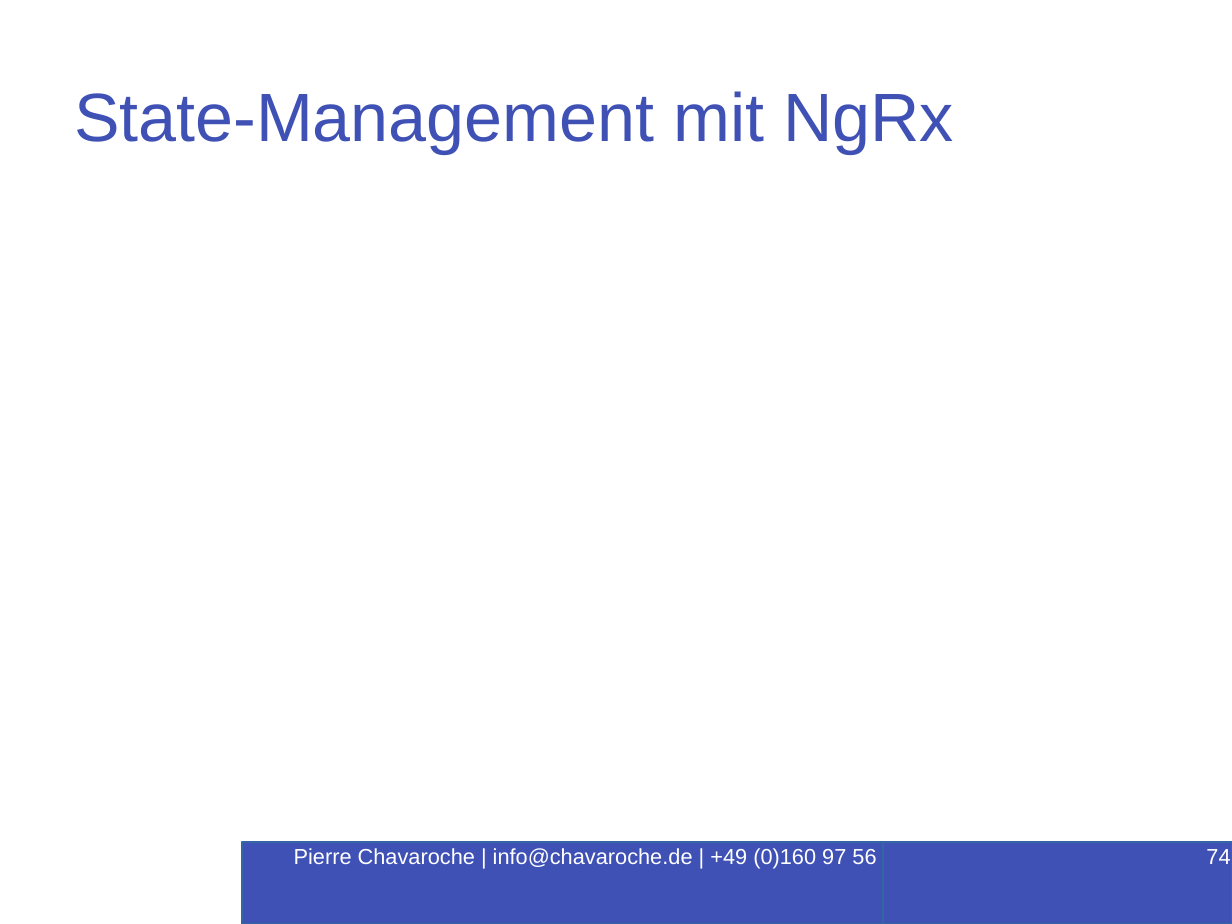
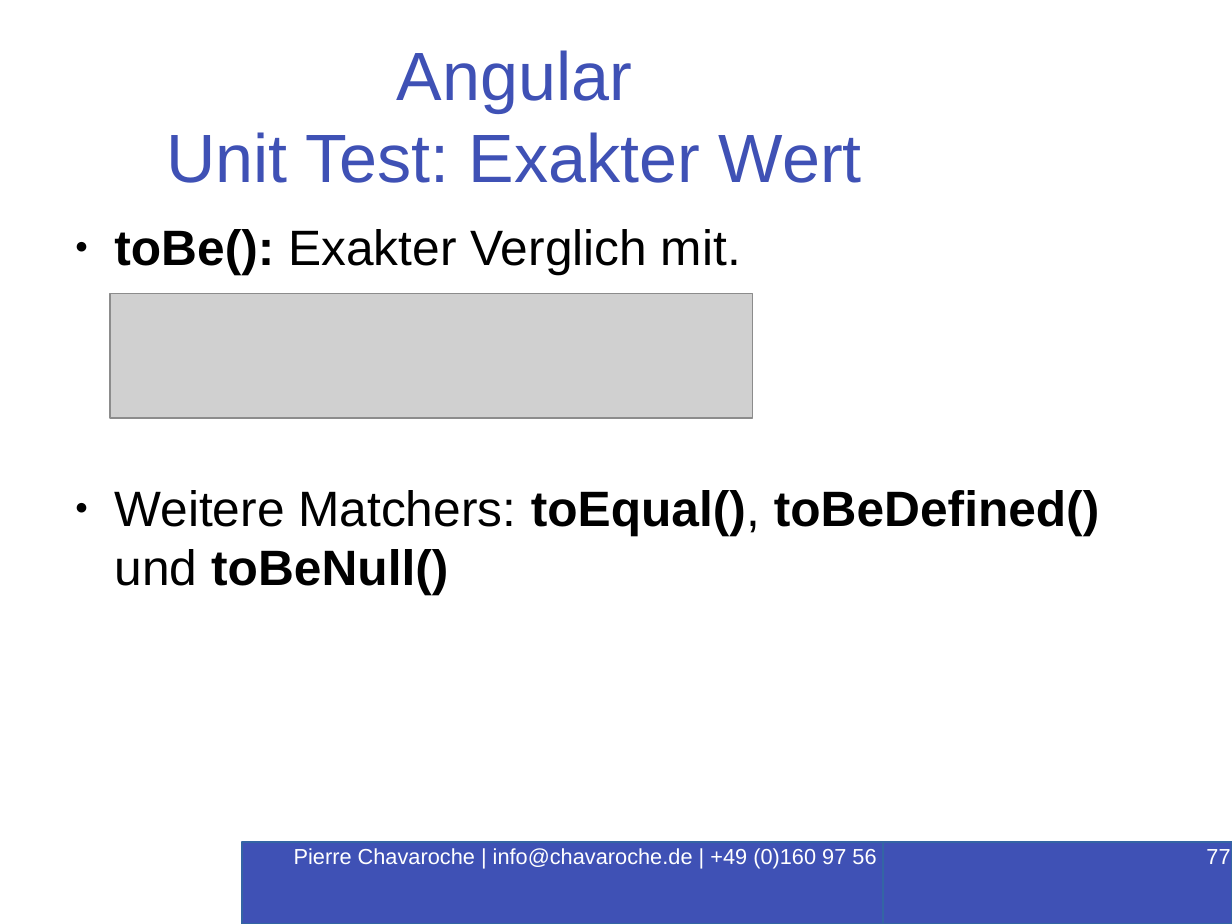
Before and after one commit to PierreChavaroche/workshop-presentation, a slide deck: slide 77 of Angular-RxJS.odp (slide 74 before the commit). Drawn at 1232x924 pixels with LibreOffice and Linux fonts; fonts in the diff are those of the drawing; grey boxes stand for pictures; background and template pictures are left out. Boxes give left, top, right and bottom in pixels: in the first picture for what was removed or moved away, otherwise in the second. Text is boxed around its words. In the diff, an @@ line names an element or a change of style, - is before the commit and + after.

```diff
--- a/Angular-RxJS.odp
+++ b/Angular-RxJS.odp
@@ title at (167, 50, 862, 183): text changed @@
-State-Management mit NgRx
+Angular
+Unit Test: Exakter Wert
@@ text added at (114, 229, 1099, 595), 32 pt, text #000000, bold @@
+● toBe(): Exakter Verglich mit.
+● Weitere Matchers: toEqual(), toBeDefined() und toBeNull()
@@ picture added at (110, 294, 752, 418) @@
@@ page number at (1206, 849, 1230, 864): text changed @@
-74
+77
```
Also in this commit, not shown: 4 other slides changed, 14 slides added, 16 other files.
